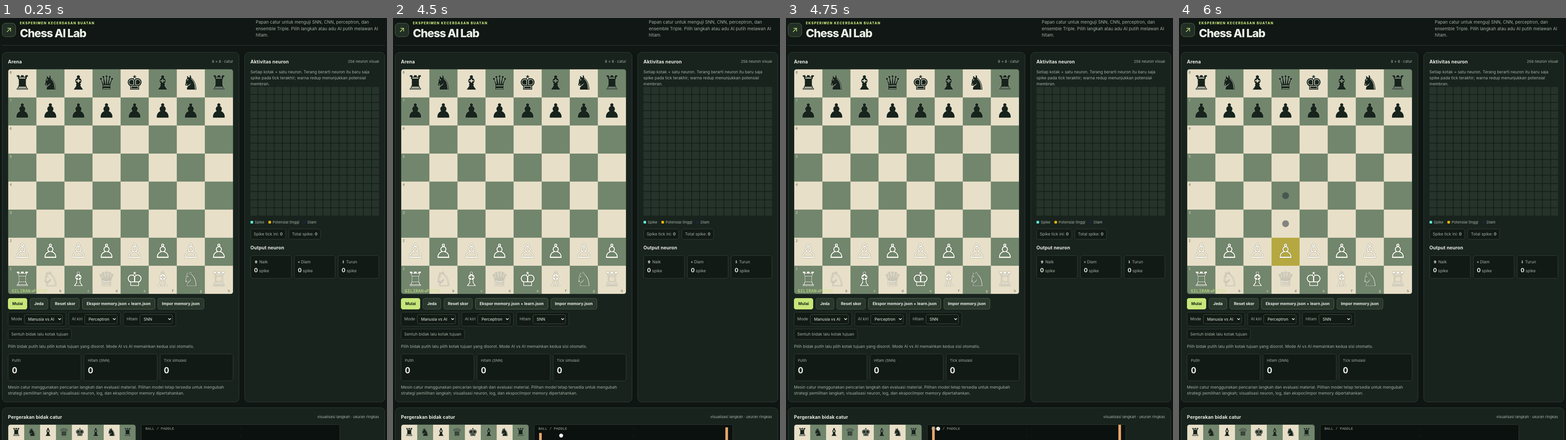
Above: before the commit, frames 1-4 (left to right).
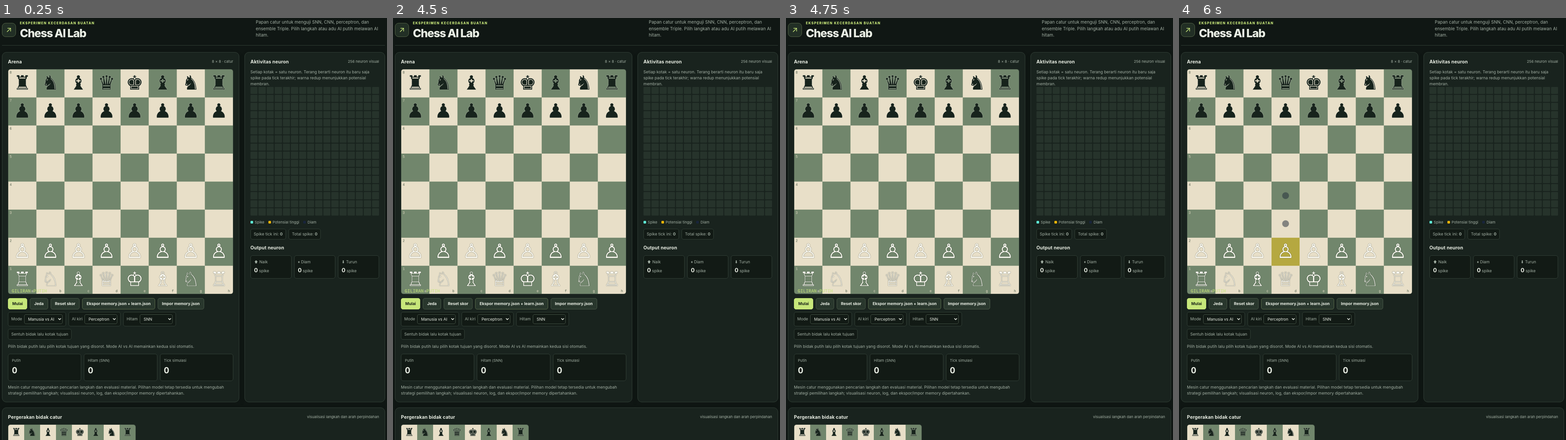
Above: after the commit, the same moments.

Repository: bahrizalmulyawan/ChessAI
Game: browser game, page chess_ai_lab_revisi.html
Same seed, same stepped clock (60 frames per second), same inputs: the game is played once before the commit and once after it.
Inputs (mouse positions are in pixels of both pictures, inside the frame that each line leads up to):
- Up to frame 1 (0.25 s): no input
- Up to frame 2 (4.5 s): click "Mulai" at 0.27 s; hold Right 1.03-1.53 s; click (512, 203) at 1.07 s; hold Down 1.58-1.85 s; click (466, 157) at 1.67 s; hold Left 1.9-2.47 s; click "Mulai" at 2.02 s; click (559, 148) at 2.27 s; hold Up 2.52-2.82 s; tap P at 2.52 s; click (547, 224) at 2.87 s; hold Right 2.87-3.53 s; click (458, 237) at 3.47 s; hold Up 3.58-3.82 s; hold Left 3.87-4.3 s; click (512, 136) at 4.07 s; hold Down from 4.35 s (still down)
- Up to frame 3 (4.75 s): click "Impor memory.json" at 4.52 s; click (975, 191) at 4.67 s; release Down at 4.68 s; hold Right from 4.73 s (still down)
- Up to frame 4 (6 s): release Right at 5.23 s; click (1233, 182) at 5.27 s; hold Down 5.28-5.55 s; hold Left from 5.6 s (still down); click (1275, 258) at 5.87 s

The runs differ from the first frame. In frame 1, 0.1% of the frame differs, in the area x 36-98%, y 94-100%; in frame 2, 0.2%; in frame 3, 0.2%; in frame 4, 0.1%.

Commit message:
Update chess_ai_lab_revisi.html

Diff:
--- a/chess_ai_lab_revisi.html
+++ b/chess_ai_lab_revisi.html
@@ -29,10 +29,6 @@
         <label class="pill">Hitam <select id="rightModel"><option value="snn">SNN</option><option value="cnn">CNN</option><option value="perceptron">Perceptron</option><option value="triple">Triple</option></select></label>
         <span class="pill">Sentuh bidak lalu kotak tujuan</span>
       </div>
-      <div class="mobile-controls" style="display:none" aria-label="Kontrol sentuh untuk pemain manusia">
-        <button id="touchUp" aria-label="Gerakkan paddle ke atas">⬆️ Naik</button>
-        <button id="touchDown" aria-label="Gerakkan paddle ke bawah">⬇️ Turun</button>
-      </div>
       <p class="small">Pilih bidak putih lalu pilih kotak tujuan yang disorot. Mode AI vs AI memainkan kedua sisi otomatis.</p>
       <div class="stats">
         <div class="stat"><small id="leftLabel">Putih</small><strong id="humanScore">0</strong></div>
@@ -55,15 +51,11 @@
       </div>
     </section>
     <section class="panel full">
-      <div class="section-head"><h2>Pergerakan bidak catur</h2><span class="kicker">visualisasi langkah · ukuran ringkas</span></div>
+      <div class="section-head"><h2>Pergerakan bidak catur</h2><span class="kicker">visualisasi langkah dan arah perpindahan</span></div>
       <div class="mini-viz-grid">
         <div>
           <canvas id="moveViz" width="400" height="400" aria-label="Visualisasi ringkas perpindahan bidak catur"></canvas>
-          <p class="small">Papan mini menyorot langkah terakhir dan arah perpindahan bidak.</p>
-        </div>
-        <div>
-          <canvas id="pongViz" width="600" height="260" aria-label="Visualisasi bola dan paddle"></canvas>
-          <p class="small">Bola bergerak dan memantul pada batas arena; paddle mengikuti posisi target sederhana.</p>
+          <p class="small">Panah menunjukkan perpindahan bidak terakhir pada papan.</p>
         </div>
       </div>
       <div class="stats science-stats">
@@ -74,20 +66,24 @@
         <div class="stat"><small>Total langkah</small><strong id="sciRally">0</strong></div>
         <div class="stat"><small>Event belajar</small><strong id="sciLearn">0</strong></div>
       </div>
-      <div class="legend"><span><i class="dot" style="backgr …(77 unchanged characters)… nd:#7dd3fc"></i>Arah perpindahan</span><span><i class="dot" style="background:#f3f5ed"></i>Bola</span><span><i class="dot" style="background:#e7a56a"></i>Paddle</span></div>
+      <div class="legend"><span><i class="dot" style="backgr …(77 unchanged characters)… nd:#7dd3fc"></i>Arah perpindahan</span></div>
+    </section>
+    <section class="panel full">
+      <div class="section-head"><h2>History pergerakan bidak</h2><span class="kicker">urutan langkah · panah perpindahan</span></div>
+      <div id="moveHistory" class="logs" aria-live="polite">Belum ada langkah.</div>
     </section>
     <section class="panel full">
       <div class="section-head"><h2>Catatan simulasi</h2><span class="kicker">aktivitas terbaru</span></div>
       <div class="row"><span class="pill">Model: LIF</span><span class="pill">256 neuron visual</span><span class="pill">Update bobot: reward-modulated</span><button id="clearLog">Bersihkan log</button></div>
       <div id="logs" class="logs" aria-live="polite"></div>
-      <p class="small">Log menampilkan encoding sensor, arus sinaps, potensial membran, spike output, aksi, dan perubahan bobot. Bobot dimulai acak lalu beradaptasi dari hasil pantulan; performa awal bisa buruk dan belajar tidak dijamin optimal.</p>
+      <p class="small">Log menampilkan encoding sensor, arus sinaps, potensial membran, spike output, aksi, dan perubahan bobot. Bobot dimulai acak lalu beradaptasi dari hasil evaluasi langkah catur; performa awal bisa bervariasi.</p>
     </section>
   </div>
   <footer><span>CHESS AI LAB · prototipe eksperimen AI</span><span>Author: BAHRIZAL HELMI MULYAWAN</span></footer>
 </main>
 <script>
 (()=>{'use strict';
-const $=id=>document.getElementById(id),canvas=$('game'),ctx=canvas.getContext('2d'),moveCanvas=$('moveViz'),mctx=moveCanvas.getContext('2d'),pongCanvas=$('pongViz'),pctx=pongCanvas.getContext('2d');
+const $=id=>document.getElementById(id),canvas=$('game'),ctx=canvas.getContext('2d'),moveCanvas=$('moveViz'),mctx=moveCanvas.getContext('2d');
 const W=800,H=450,PW=12,PH=86,BR=7,AI_X=W-24-PW;
 let running=false,raf=0,tick=0,totalSpikes=0,human=0,ai=0,lastTime=0,acc=0;
 const keys={},touchMove={up:false,down:false};
@@ -273,15 +269,6 @@
     mctx.strokeStyle='#7dd3fc';mctx.lineWidth=4;mctx.beginPath();mctx.moveTo(fx,fy);mctx.lineTo(tx,ty);mctx.stroke();
     const ang=Math.atan2(ty-fy,tx-fx);mctx.fillStyle='#7dd3fc';mctx.beginPath();mctx.moveTo(tx,ty);mctx.lineTo(tx-13*Math.cos(ang-.5),ty-13*Math.sin(ang-.5));mctx.lineTo(tx-13*Math.cos(ang+.5),ty-13*Math.sin(ang+.5));mctx.closePath();mctx.fill();
   }
-  const pw=pongCanvas.width,ph=pongCanvas.height;
-  pctx.clearRect(0,0,pw,ph);pctx.fillStyle='#0b110e';pctx.fillRect(0,0,pw,ph);
-  pctx.strokeStyle='#26372c';pctx.lineWidth=1;
-  for(let y=10;y<ph;y+=20){pctx.setLineDash([4,5]);pctx.beginPath();pctx.moveTo(pw/2,y);pctx.lineTo(pw/2,y+10);pctx.stroke()}pctx.setLineDash([]);
-  const bx=ball.x/W*pw,by=ball.y/H*ph,paddleH=PH/H*ph,paddleW=8;
-  const leftY=clamp((humanP.y+PH/2)/H*ph-paddleH/2,0,ph-paddleH),rightY=clamp((aiP.y+PH/2)/H*ph-paddleH/2,0,ph-paddleH);
-  pctx.fillStyle='#e7a56a';pctx.fillRect(14,leftY,paddleW,paddleH);pctx.fillRect(pw-22,rightY,paddleW,paddleH);
-  pctx.fillStyle='#f3f5ed';pctx.beginPath();pctx.arc(bx,by,6,0,Math.PI*2);pctx.fill();
-  pctx.fillStyle='#a5b2a6';pctx.font='11px ui-monospace,monospace';pctx.fillText('BALL / PADDLE',12,15);
   $('sciTick').textContent=tick.toLocaleString();
   $('sciPos').textContent=lastMove?PIECES[lastMove.piece]:'—';
   $('sciVel').textContent=lastMove?`${CFILES[lastMove.from&7]}${8-(lastMove.from>>3)} → ${CFILES[lastMove.to&7]}${8-(lastMove.to>>3)}`:'—';
@@ -291,7 +278,7 @@
 const CFILES='abcdefgh', PIECES={K:'♔',Q:'♕',R:'♖',B:'♗',N:'♘',P:'♙',k:'♚',q:'♛',r:'♜',b:'♝',n:'♞',p:'♟'};
 let board=[],turn='w',selected=null,legalSelected=[],lastMove=null,moveList=[],gameOver=false,aiBusy=false,halfmove=0;
 const sq=(r,c)=>r*8+c, inside=(r,c)=>r>=0&&r<8&&c>=0&&c<8, colorOf=p=>p?(p===p.toUpperCase()?'w':'b'):null;
-function initialBoard(){board=Array(64).fill('');const back= …(140 unchanged characters)… alSelected=[];lastMove=null;moveList=[];gameOver=false;halfmove=0;human=0;ai=0;$ …(164 unchanged characters)…
+function initialBoard(){board=Array(64).fill('');const back= …(140 unchanged characters)… alSelected=[];lastMove=null;moveList=[];$('moveHistory').textContent='Belum ada langkah.';gameOver=false;halfmove=0;human=0;ai=0;$ …(164 unchanged characters)…
 function isAttacked(pos,by){let r=pos>>3,c=pos&7, pawnDir=by==='w'?-1:1,pr=r-pawnDir;
  for(const dc of [-1,1])if(inside(pr,c+dc)&&board[sq(pr,c+dc)]===(by==='w'?'P':'p'))return true;
  for(const [dr,dc] of [[-2,-1],[-2,1],[-1,-2],[-1,2],[1,-2],[1,2],[2,-1],[2,1]]){let rr=r+dr,cc=c+dc;if(inside(rr,cc)&&board[sq(rr,cc)].toLowerCase()==='n'&&colorOf(board[sq(rr,cc)])===by)return true}
@@ -305,7 +292,10 @@
  }
  return out}
 function legalMoves(col=turn){let out=[];for(let m of pseudoMoves(col)){let captured=board[m.to],old=board[m.from];board[m.to]=m.promotion||old;board[m.from]='';let ok=!inCheck(col);board[m.from]=old;board[m.to]=captured;if(ok)out.push(m)}return out}
-function movePiece(m){let p=board[m.from];board[m.to]=m.prom …(137 unchanged characters)… :halfmove+1;const num=moveList.length+1;moveList.push(`${turn==='b'?num+'. ':'... '}${p.toUpperCase()} ${CFILES[m.from&7]}${8-(m.from>>3)}-${CFILES[m.to&7]}${8-(m.to>>3)}${m.capture?' x':''}${m.promotion?' =Q':''}`);tick++;$('ticks').textContent=tick;
+function movePiece(m){let p=board[m.from];board[m.to]=m.prom …(137 unchanged characters)… :halfmove+1;const num=moveList.length+1;const fromSq=`${CFILES[m.from&7]}${8-(m.from>>3)}`,toSq=`${CFILES[m.to&7]}${8-(m.to>>3)}`;
+  moveList.push(`${turn==='b'?num+'. ':'... '}${p.toUpperCase()} ${fromSq} → ${toSq}${m.capture?' ×':''}${m.promotion?' =Q':''}`);
+  $('moveHistory').innerHTML=moveList.map((entry,i)=>`<div class="logline"><b>${i+1}.</b> ${entry}</div>`).join('');
+  tick++;$('ticks').textContent=tick;
  const lm=legalMoves(turn);if(!lm.length){gameOver=true;let msg=inCheck(turn)?(turn==='w'?'Skakmat — Hitam menang':'Skakmat — Putih menang'):'Remis — pat';log(`<b>HASIL</b> ${msg}`);$('sciTarget').textContent=msg}
  $('humanScore').textContent=moveList.length;$('aiScore').textContent=lm.length; ball.x=m.to%8*100+50;ball.y=Math.floor(m.to/8)*56+20;ball.vx=(m.to%8-m.from%8)||.1;ball.vy=(Math.floor(m.to/8)-Math.floor(m.from/8))||.1;
  // Keep the existing neural models, spike visualization, learning counters and logs active.
@@ -341,12 +331,12 @@
 document.addEventListener('keydown',e=>{keys[e.key]=true;if(['ArrowUp','ArrowDown',' '].includes(e.key))e.preventDefault();if(e.key===' '){running?pause():start()}});
 document.addEventListener('keyup',e=>keys[e.key]=false);
 function bindHold(id,dir){const el=$(id),down=e=>{e.preventDefault();touchMove[dir]=true;if(!running)start()},up=e=>{e. …(242 unchanged characters)…
-bindHold('touchUp','up');bindHold('touchDown','down');
+
 canvas.addEventListener('click',e=>{if(gameOver||gameMode==='self'||turn!=='w'||aiBusy)return;const r=canvas.getBoundin …(498 unchanged characters)…
  $('start').onclick=start;$('pause').onclick=pause;$('reset').onclick=reset;$('clearLog').onclick=()=>{$('logs').innerHTML='';log('<b>SYSTEM</b> log dibersihkan.')};
 $('saveAI').onclick=()=>{saveMemory();downloadJSON('memory.json',{version:modelVersion,hiddenCount:N_H,inputCount:N_IN, …(522 unchanged characters)…
 $('loadAI').onclick=()=>{const inp=document.createElement('input');inp.type='file';inp.accept='.json,application/json'; …(1070 unchanged characters)…
-$('gameMode').onchange=e=>{gameMode=e.target.value;$('leftLa …(107 unchanged characters)… nt='Hitam ('+modelNames[rightModel]+')';$('touchUp').style.display=gameMode==='self'?'none':'';$('touchDown').style.display=gameMode==='self'?'none':'';log('<b>MODE</b> '+(gameMode==='self'?'AI vs AI self-play aktif.':'Manusia vs AI aktif.'));draw()};
+$('gameMode').onchange=e=>{gameMode=e.target.value;$('leftLa …(107 unchanged characters)… nt='Hitam ('+modelNames[rightModel]+')';log('<b>MODE</b> '+(gameMode==='self'?'AI vs AI self-play aktif.':'Manusia vs AI aktif.'));draw()};
 $('leftModel').onchange=e=>{leftModel=e.target.value;$('leftLabel').textContent=gameMode==='self'?'AI kiri ('+modelNames[leftModel]+')':'Putih';draw()};
 $('rightModel').onchange=e=>{rightModel=e.target.value;$('rightLabel').textContent='Hitam ('+modelNames[rightModel]+')';draw()};
 const loaded=loadMemory();initialBoard();log(`<b>INIT</b> 20 sensor (bola + paddle manusia + prediksi) → ${N_H} hidden LIF → 3 output. ${loaded?'Memory tersimpan dimuat.':'Bobot awal baru.'}`);
